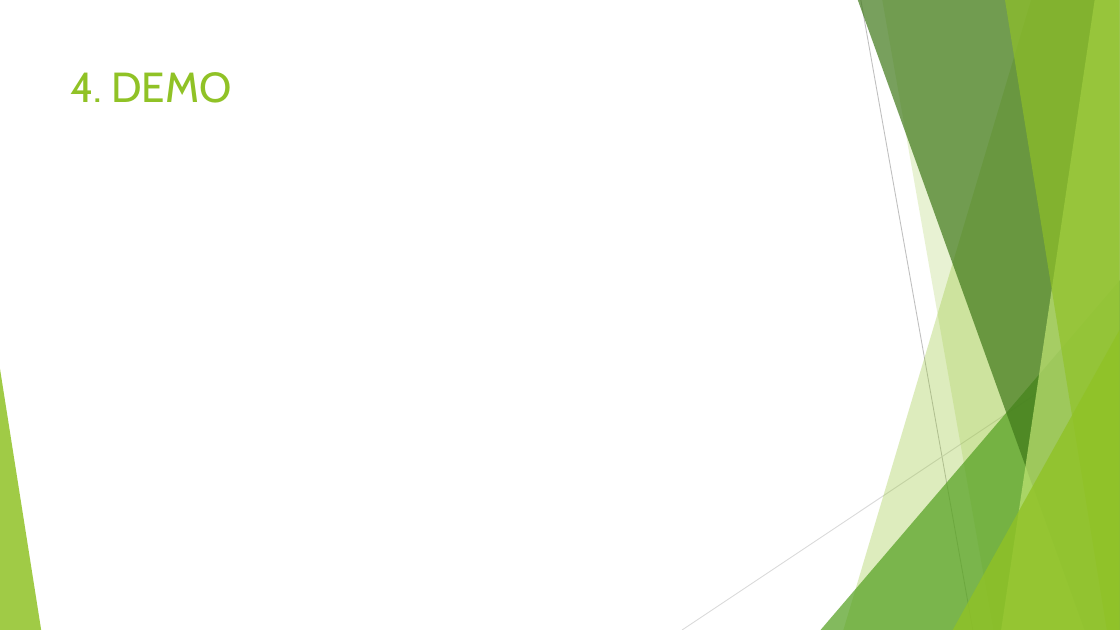
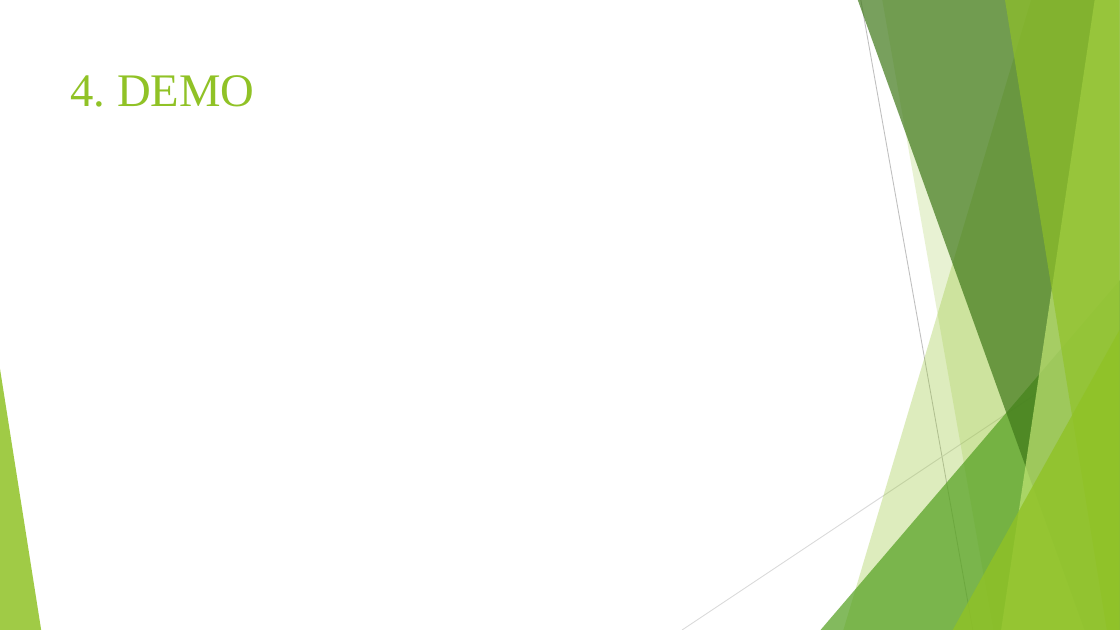
Before and after one commit to trungpham2701/TLCN-CommentGenerationForOutfit, a slide deck: slide 15 of BaoCaoTLCN.pptx (slide 12 before the commit). Drawn at 1120x630 pixels with LibreOffice and Linux fonts; fonts in the diff are those of the drawing. Boxes give left, top, right and bottom in pixels: in the first picture for what was removed or moved away, otherwise in the second. Text is boxed around its words. In the diff, an @@ line names an element or a change of style, - is before the commit and + after.

```diff
--- a/BaoCaoTLCN.pptx
+++ b/BaoCaoTLCN.pptx
@@ title "4. DEMO" at [71, 75, 254, 107]: size 36 to 40 pt, font Cabin to Times New Roman @@
```
Also in this commit, not shown: 16 other slides changed, 3 slides added.
